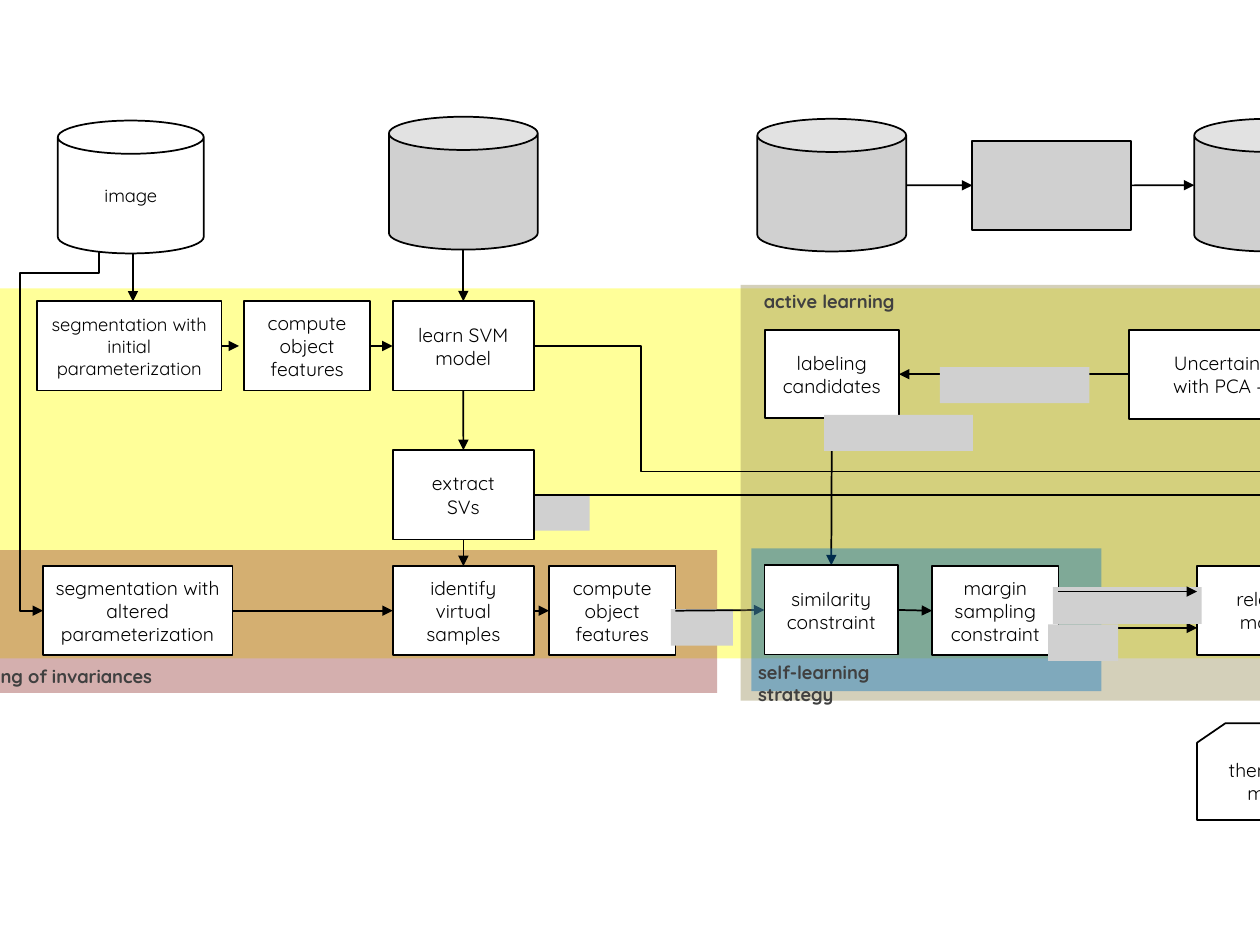
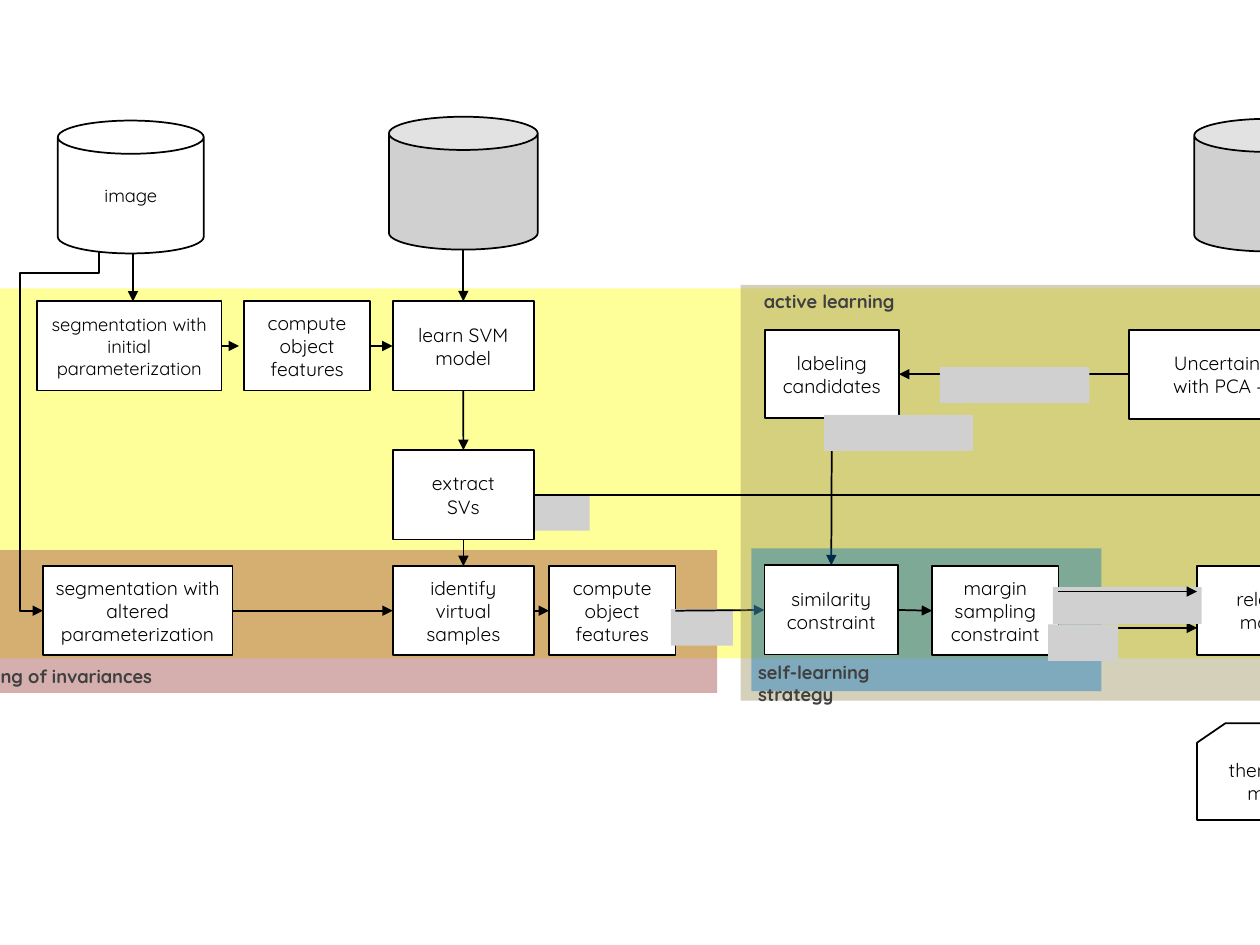
Before and after one commit to carls31/active-learning-virtual-SVM, a slide deck: slide 4 of images/block_scheme.pptx (slide 8 before the commit). Drawn at 1260x945 pixels with LibreOffice and Linux fonts; fonts in the diff are those of the drawing; grey boxes stand for pictures. Boxes give left, top, right and bottom in pixels: in the first picture for what was removed or moved away, otherwise in the second. Text is boxed around its words. In the diff, an @@ line names an element or a change of style, - is before the commit and + after.

```diff
--- a/images/block_scheme.pptx
+++ b/images/block_scheme.pptx
@@ picture removed at (x1=757, y1=118, x2=906, y2=251) @@
@@ picture removed at (x1=973, y1=141, x2=1131, y2=231) @@
@@ arrow removed from (906, 185) to (973, 185) @@
@@ arrow removed from (1131, 185) to (1194, 185) @@
@@ elbow arrow removed from (534, 346) to (1260, 420) @@
```
Also in this commit, not shown: 3 other slides changed, 4 slides added, 4 slides removed.
